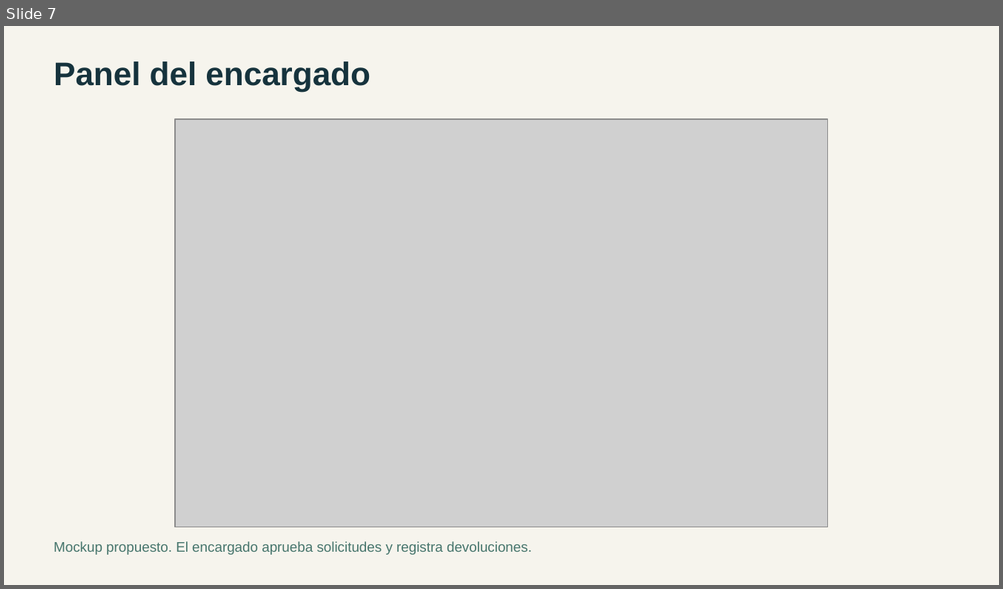
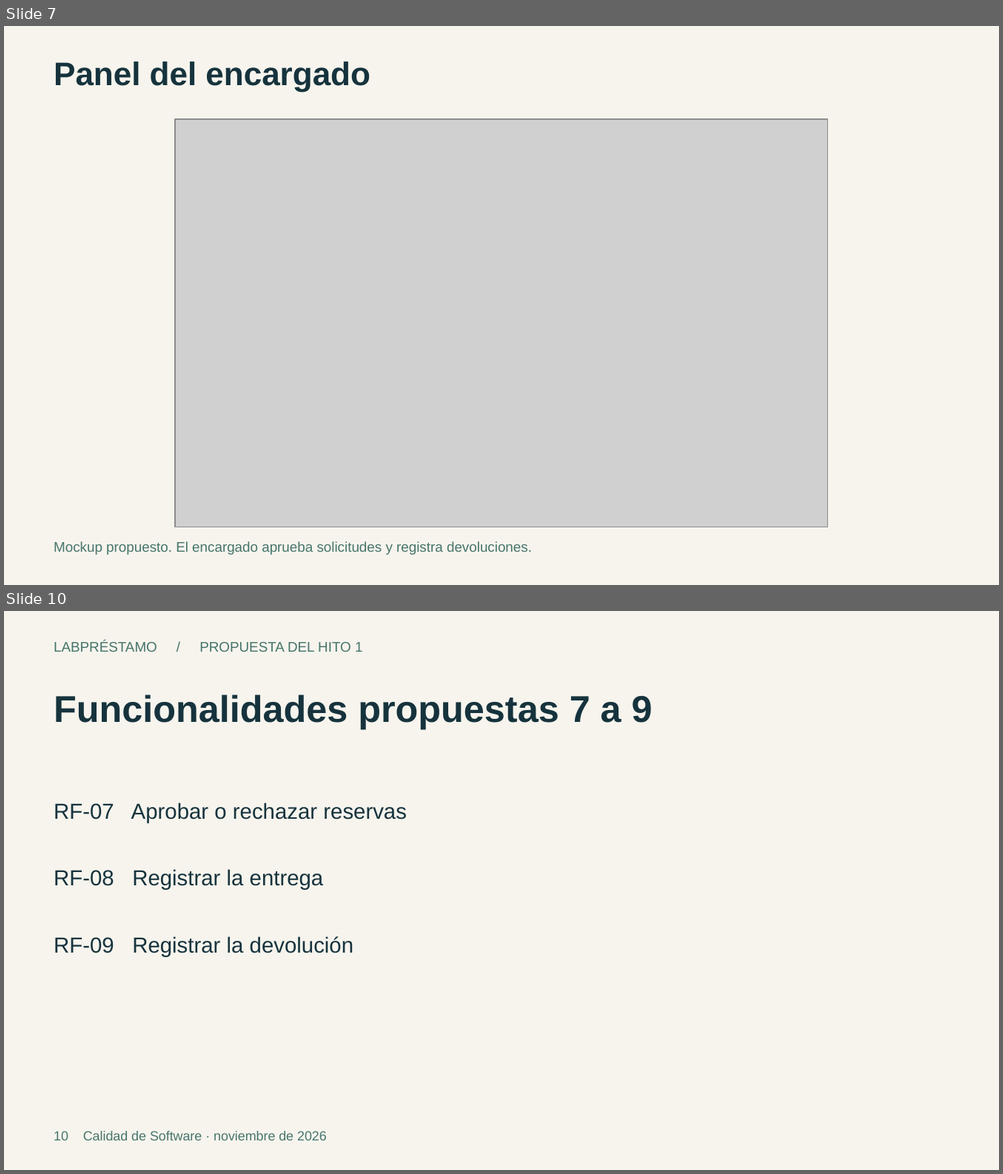
Before and after one commit to Piero-design/LabPrestamo, a slide deck: documentos/LabPrestamo_Hito_1.pptx. Shown one above the other, each under a label of ours: slide 7 before the commit, slides 7 and 10 after it; the slides between them are not shown. The pictures are 1003x589 and 1003x1174 pixels, drawn with LibreOffice and Linux fonts; fonts in the diff are those of the drawing; grey boxes stand for pictures. Boxes give left, top, right and bottom in pixels: in the first picture for what was removed or moved away, otherwise in the second. Text is boxed around its words. In the diff, an @@ line names an element or a change of style, - is before the commit and + after.

Commit message:
Reincorporar funcionalidades y requisitos conservando mockups

```diff
--- a/documentos/LabPrestamo_Hito_1.pptx
+++ b/documentos/LabPrestamo_Hito_1.pptx
@@ slide 10 added at (4,611,999,1170), background #F6F4ED @@
@@ text added at (54,642,363,652), 13.5 pt, text #46756C @@
+LABPRÉSTAMO / PROPUESTA DEL HITO 1
@@ text added at (54,695,652,729), 36 pt, text #16333D, bold @@
+Funcionalidades propuestas 7 a 9
@@ text added at (54,803,407,823), 21 pt, text #16333D @@
+RF-07 Aprobar o rechazar reservas
@@ text added at (54,869,324,890), 21 pt, text #16333D @@
+RF-08 Registrar la entrega
@@ text added at (54,937,354,957), 21 pt, text #16333D @@
+RF-09 Registrar la devolución
@@ text added at (54,1131,327,1141), 12.8 pt, text #46756C @@
+10 Calidad de Software · noviembre de 2026
```
Also in this commit, not shown: 3 slides changed, 5 other slides added.
